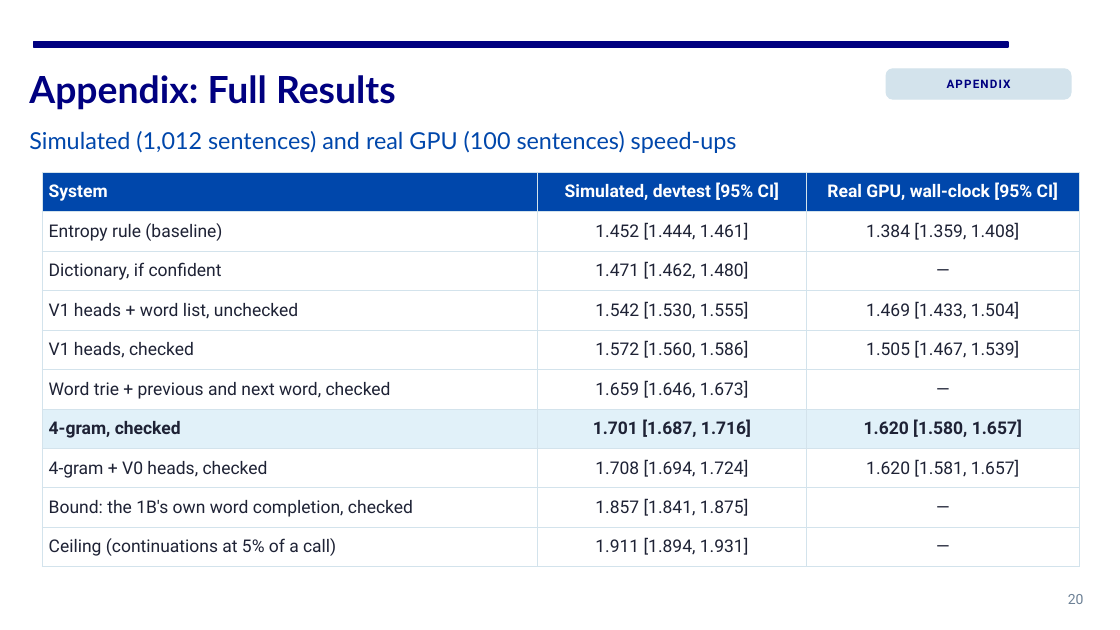
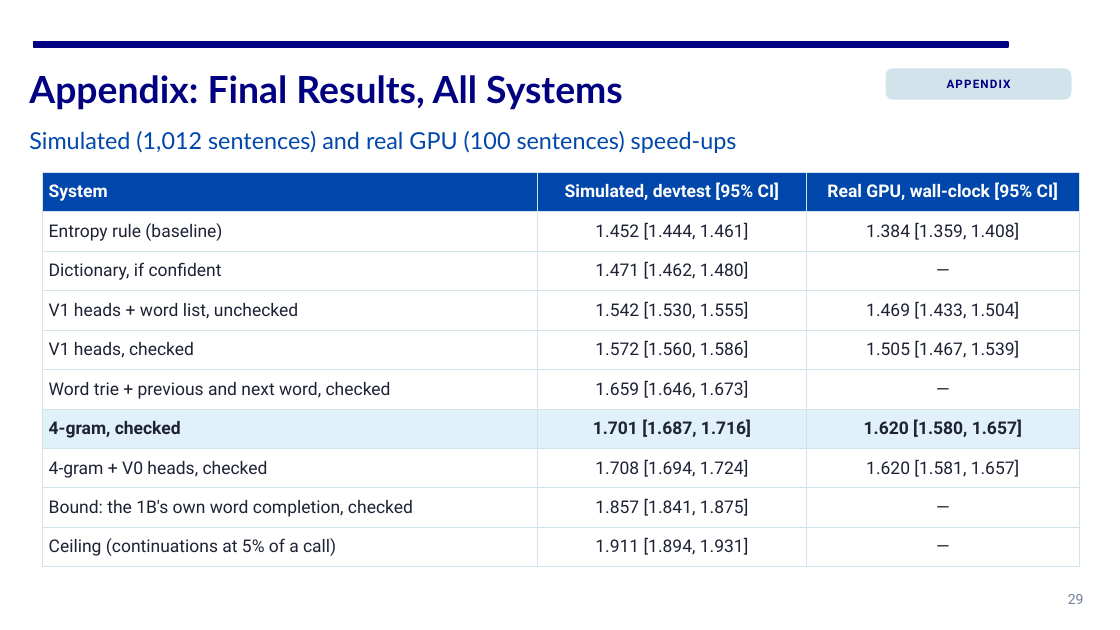
Before and after one commit to https-kanika/Linguistically-guided-MTP, a slide deck: slide 29 of docs/presentation/CS769_final_presentation.pptx (slide 20 before the commit). Drawn at 1120x630 pixels with LibreOffice and Linux fonts; fonts in the diff are those of the drawing. Boxes give left, top, right and bottom in pixels: in the first picture for what was removed or moved away, otherwise in the second. Text is boxed around its words. In the diff, an @@ line names an element or a change of style, - is before the commit and + after.

Commit message:
Presentation: comprehensive appendix (experiment map, setup, full tables for every experiment); flow fixes

```diff
--- a/docs/presentation/CS769_final_presentation.pptx
+++ b/docs/presentation/CS769_final_presentation.pptx
@@ text at box(29, 75, 623, 110): text changed @@
-Appendix: Full Results
+Appendix: Final Results, All Systems
@@ text at box(1068, 594, 1084, 604): text changed @@
-20
+29
```
Also in this commit, not shown: 10 other slides changed, 8 slides added, 1 other file.
